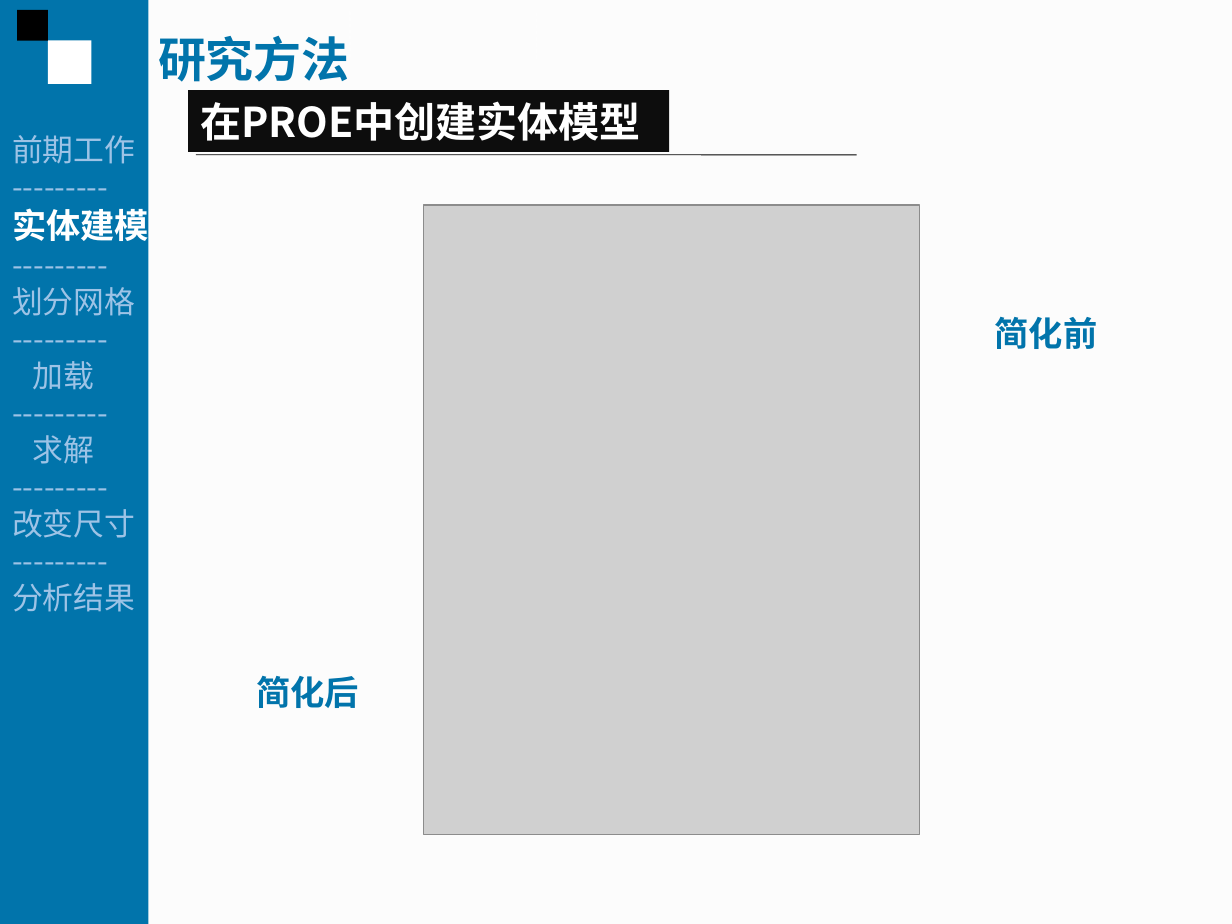
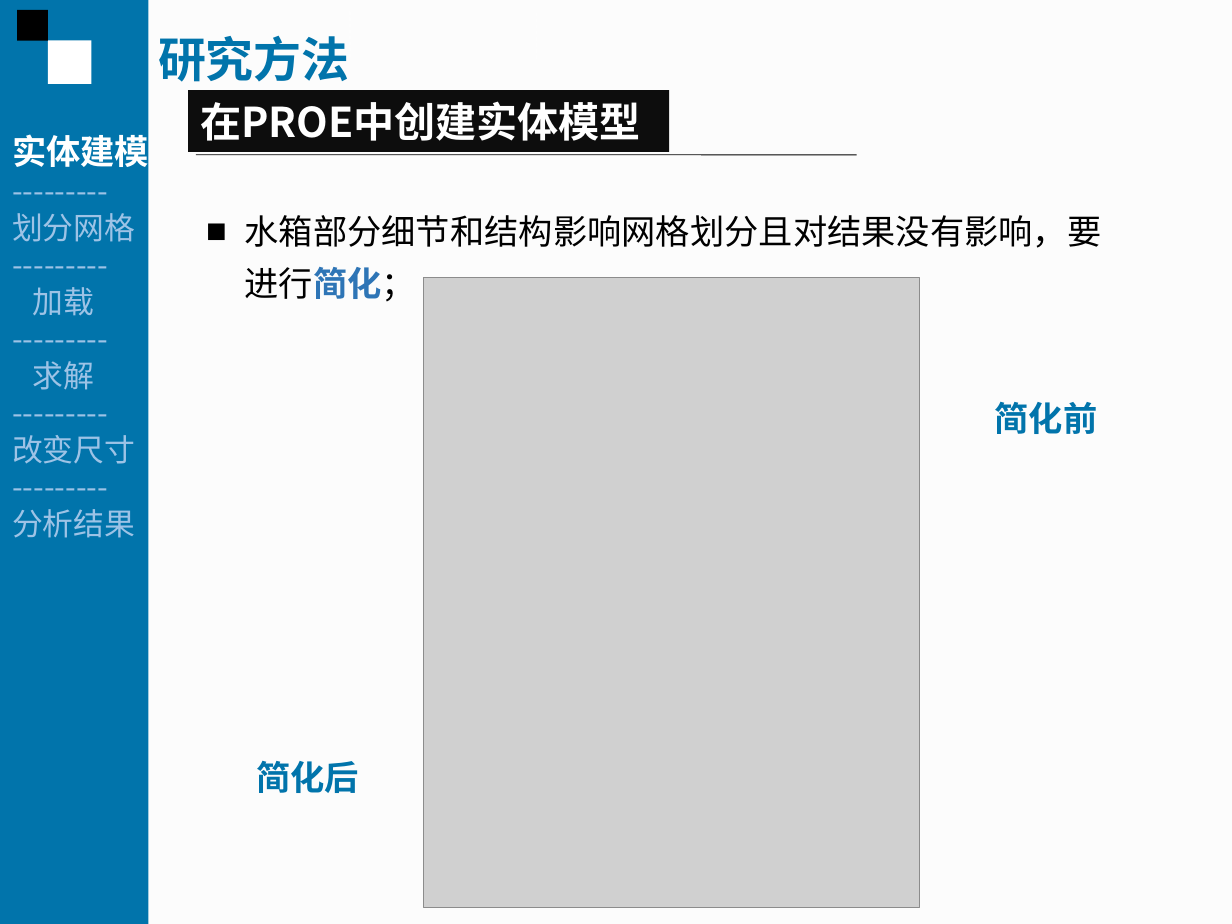
Before and after one commit to Fitor/Thesis, a slide deck: slide 6 of report/Report By Ci.ppt (slide 9 before the commit). Drawn at 1232x924 pixels with LibreOffice and Linux fonts; fonts in the diff are those of the drawing; grey boxes stand for pictures. Boxes give left, top, right and bottom in pixels: in the first picture for what was removed or moved away, otherwise in the second. Text is boxed around its words. In the diff, an @@ line names an element or a change of style, - is before the commit and + after.

```diff
--- a/report/Report By Ci.ppt
+++ b/report/Report By Ci.ppt
@@ text at (x1=12, y1=135, x2=135, y2=164): paragraphs removed @@
-前期工作
----------
@@ text added at (x1=245, y1=215, x2=1102, y2=301), 20 pt, text #000000 @@
+■ 水箱部分细节和结构影响网格划分且对结果没有影响，要进行简化；
@@ picture moved from (x1=424, y1=205, x2=919, y2=834) to (x1=424, y1=277, x2=919, y2=907) @@
@@ text "简化前" moved from (x1=256, y1=317, x2=1098, y2=708) to (x1=256, y1=402, x2=1098, y2=793) @@
```
Also in this commit, not shown: 17 other slides changed, 3 slides removed, 1 other file.
